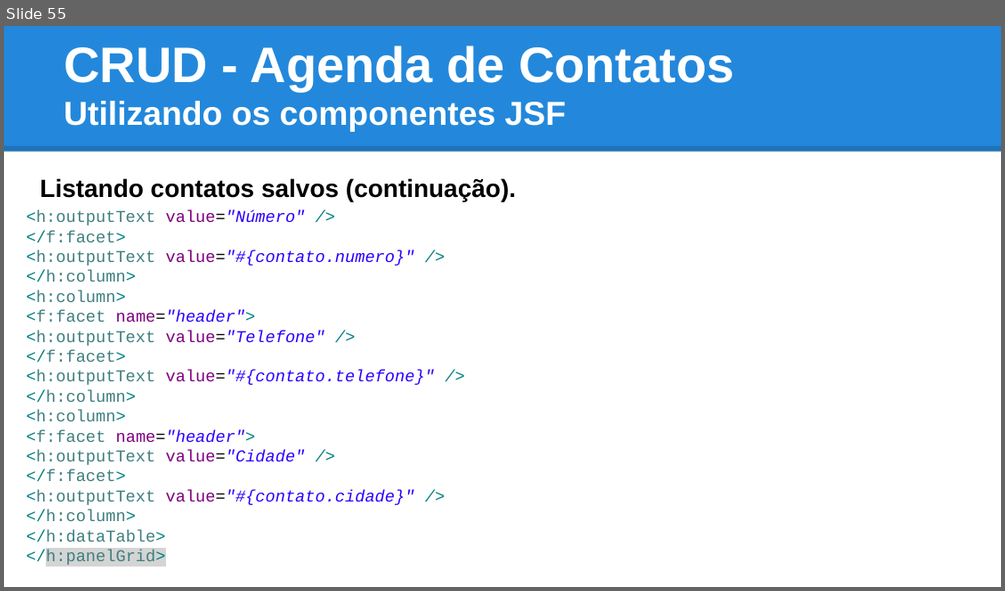
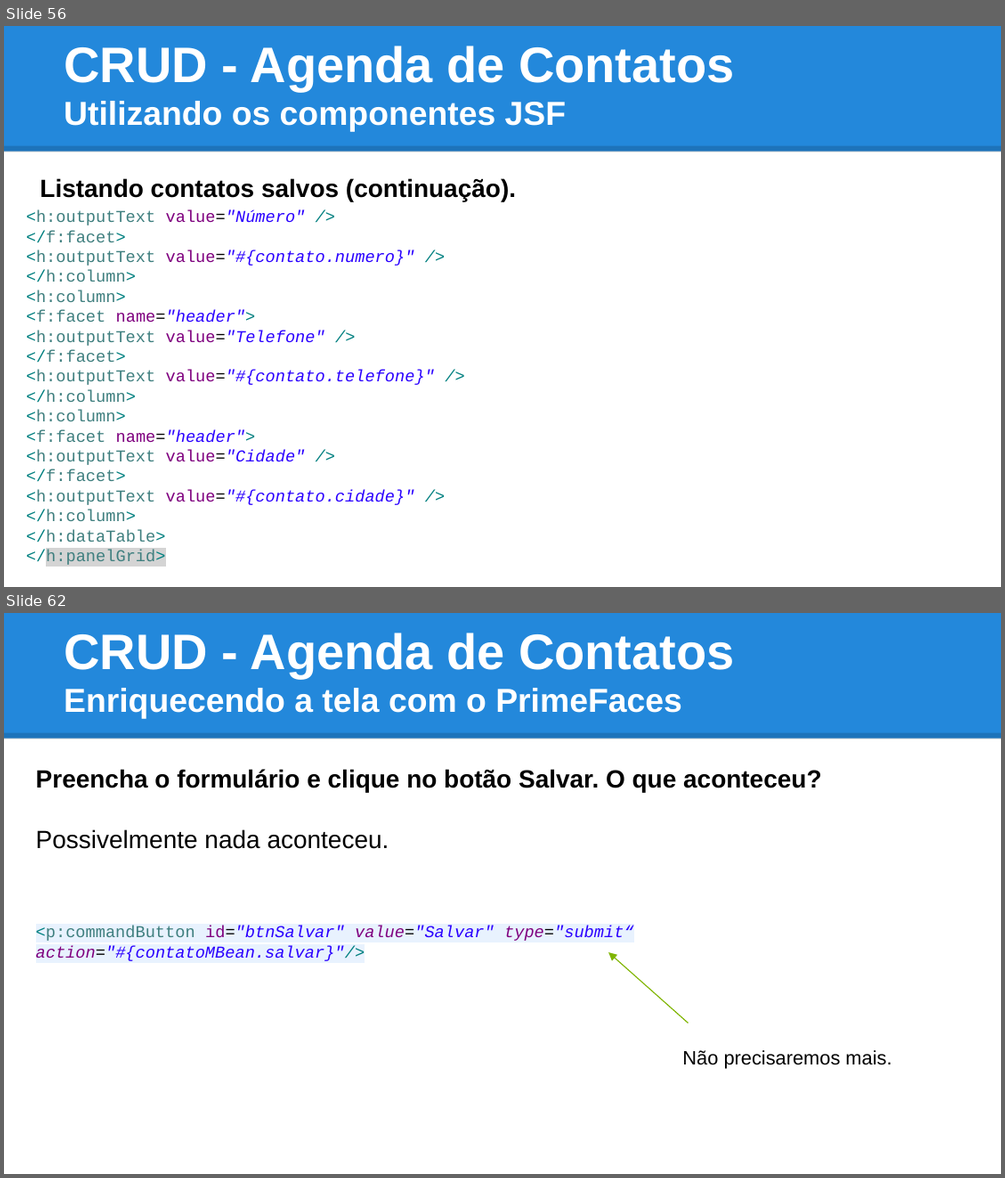
Before and after one commit to tiagogoncalves/jsf_workshop, a slide deck: apresentacao/slide_jsf_prime_faces.pptx. Shown one above the other, each under a label of ours: slide 55 before the commit, slides 56 and 62 after it; the slides between them are not shown. The pictures are 1005x591 and 1005x1178 pixels, drawn with LibreOffice and Linux fonts; fonts in the diff are those of the drawing. Boxes give left, top, right and bottom in pixels: in the first picture for what was removed or moved away, otherwise in the second. Text is boxed around its words. In the diff, an @@ line names an element or a change of style, - is before the commit and + after.

```diff
--- a/apresentacao/slide_jsf_prime_faces.pptx
+++ b/apresentacao/slide_jsf_prime_faces.pptx
@@ slide 62 added at box(4, 613, 1001, 1174), background #FFFFFF; not listed: 2 template elements that a slide beside it also shows @@
@@ title added at box(64, 633, 734, 719), 24 pt, text #FFFFFF, bold @@
+CRUD - Agenda de Contatos
+Enriquecendo a tela com o PrimeFaces
@@ text added at box(36, 769, 821, 849), 18 pt, text #000000, bold @@
+Preencha o formulário e clique no botão Salvar. O que aconteceu?
+Possivelmente nada aconteceu.
@@ text added at box(36, 925, 634, 961), 12 pt, text #2A00FF, italic @@
+<p:commandButton id="btnSalvar" value="Salvar" type="submit“ action="#{contatoMBean.salvar}"/>
@@ arrow added from (688, 1022) to (608, 952), #7FB602 0.75 pt @@
@@ text added at box(682, 1050, 891, 1069), 14 pt, text #000000 @@
+Não precisaremos mais.
@@ what was slide 55 is now slide 56 @@
```
Also in this commit, not shown: 8 slides changed, 12 other slides added, 1 other file.
